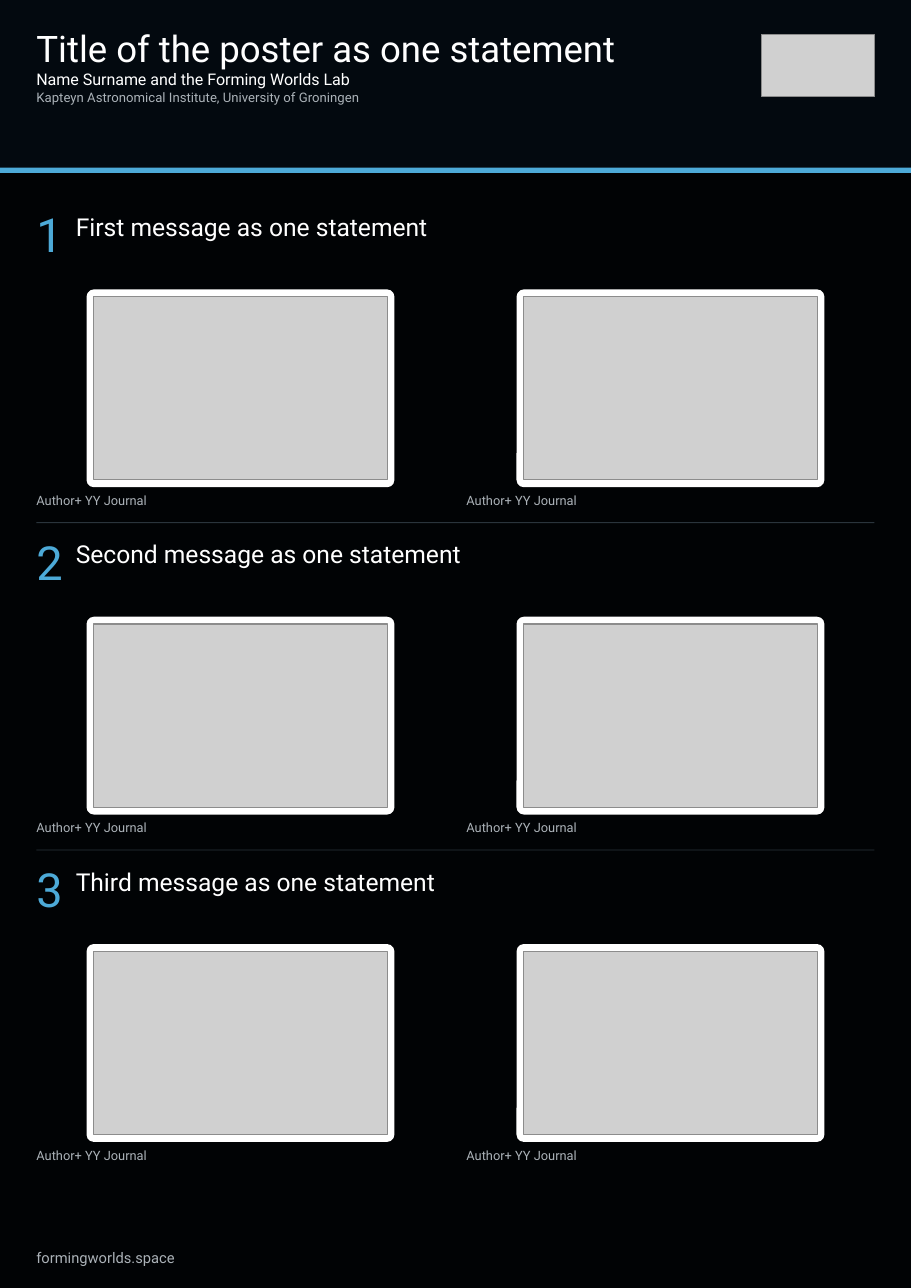
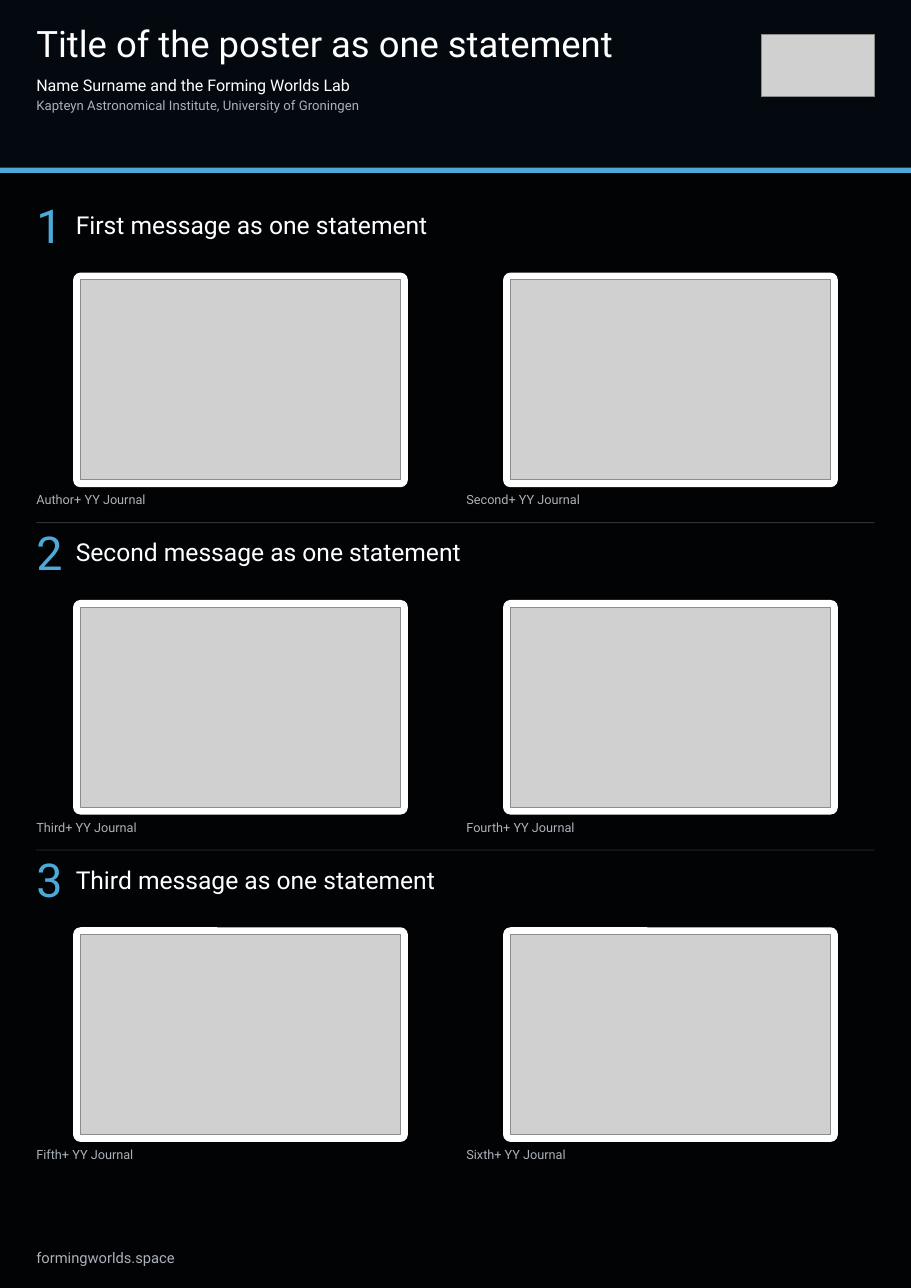
Before and after one commit to FormingWorlds/fwl-visual-language, a slide deck: slide 1 of templates/Forming Worlds Poster (a4).pptx. Drawn at 911x1288 pixels with LibreOffice and Linux fonts; fonts in the diff are those of the drawing; grey boxes stand for pictures. Boxes give left, top, right and bottom in pixels: in the first picture for what was removed or moved away, otherwise in the second. Text is boxed around its words. In the diff, an @@ line names an element or a change of style, - is before the commit and + after.

Commit message:
Measure every poster text and keep the PowerPoint posters to the same rules
A long title ran over the header rule and a long reference reached the separator line. Both builders now measure every text: a statement may push its figures down, while a title block, a reference or a contact line that does not fit its space stops the build with an error that names it. The PowerPoint builder measures with the bundled Geist faces, sets the LaTeX line pitch as an exact spacing, converts design units with 72 points per inch, and spaces the header lines as LaTeX does; figures in the light look fill their box in both builders. The placeholder figure is a file in the package, so the template build does not depend on the PNG encoder. The tests check every text, the colours of ground, header and rule, statements that push their figures, text that does not fit, figure aspects, panels and type sizes, and the CI LaTeX job runs the new compile tests.

```diff
--- a/templates/Forming Worlds Poster (a4).pptx
+++ b/templates/Forming Worlds Poster (a4).pptx
@@ text "Title of the poster as ..." at [36, 29, 613, 113]: size 23.9 to 23.8 pt in "Title of the poster as one statement"; line spacing 1 to 25.7pt; line spacing 1 to 12pt; more space between paragraphs; line spacing 1 to 9.9pt @@
@@ line spacing 1 to 18pt in 3 elements at [76, 542, 460, 566], [76, 870, 434, 894], [76, 216, 427, 239] @@
@@ rounded rectangle: place and size @@
-rounded rectangle at [87, 290, 394, 488]
+rounded rectangle at [73, 272, 408, 487]
@@ picture: place and size @@
-picture at [94, 296, 387, 479]
+picture at [80, 280, 401, 480]
@@ proportions changed in 6 elements at [503, 600, 838, 815], [73, 600, 408, 815], [73, 928, 408, 1142], [503, 928, 838, 1142], [73, 272, 408, 487], [503, 272, 838, 487] @@
@@ rounded rectangle: place and size @@
-rounded rectangle at [517, 290, 824, 488]
+rounded rectangle at [503, 272, 838, 487]
@@ picture: place and size @@
-picture at [523, 296, 816, 479]
+picture at [510, 280, 831, 480]
@@ text "Author+ YY Journal" at [36, 494, 145, 504]: size 8.4 to 8.3 pt; line spacing 1 to 9.6pt @@
@@ text at [466, 494, 579, 504]: text changed; size 8.4 to 8.3 pt @@
-Author+ YY Journal
+Second+ YY Journal
@@ rounded rectangle: place and size @@
-rounded rectangle at [87, 617, 394, 815]
+rounded rectangle at [73, 600, 408, 815]
@@ picture: place and size @@
-picture at [94, 625, 387, 807]
+picture at [80, 607, 401, 807]
@@ rounded rectangle: place and size @@
-rounded rectangle at [517, 617, 824, 815]
+rounded rectangle at [503, 600, 838, 815]
@@ picture: place and size @@
-picture at [523, 625, 816, 807]
+picture at [510, 607, 831, 807]
@@ text at [36, 822, 137, 832]: text changed; size 8.4 to 8.3 pt @@
-Author+ YY Journal
+Third+ YY Journal
@@ text at [466, 822, 575, 832]: text changed; size 8.4 to 8.3 pt @@
-Author+ YY Journal
+Fourth+ YY Journal
@@ size 30.7 to 30.5 pt; line spacing 1 to 30.5pt in 3 elements at [36, 209, 62, 243], [36, 536, 62, 570], [36, 863, 62, 898] @@
@@ rounded rectangle: place and size @@
-rounded rectangle at [87, 944, 394, 1142]
+rounded rectangle at [73, 928, 408, 1142]
@@ rounded rectangle: place and size @@
-rounded rectangle at [517, 944, 824, 1142]
+rounded rectangle at [503, 928, 838, 1142]
@@ picture: place and size @@
-picture at [94, 952, 387, 1135]
+picture at [80, 934, 401, 1135]
@@ picture: place and size @@
-picture at [523, 952, 816, 1135]
+picture at [510, 934, 831, 1135]
@@ text at [36, 1149, 134, 1159]: text changed; size 8.4 to 8.3 pt @@
-Author+ YY Journal
+Fifth+ YY Journal
@@ text at [466, 1149, 565, 1159]: text changed; size 8.4 to 8.3 pt @@
-Author+ YY Journal
+Sixth+ YY Journal
```
Also in this commit, not shown: 1 other slide changed, 9 other files.
